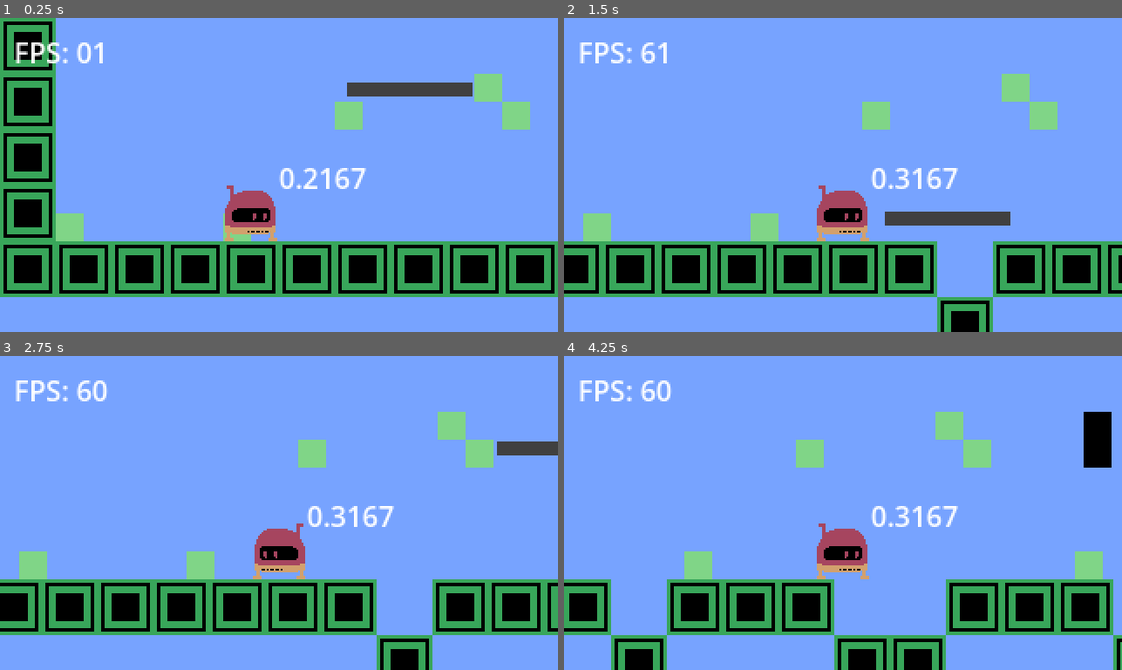
Above: before the commit, frames 1-4 (two rows, left to right).
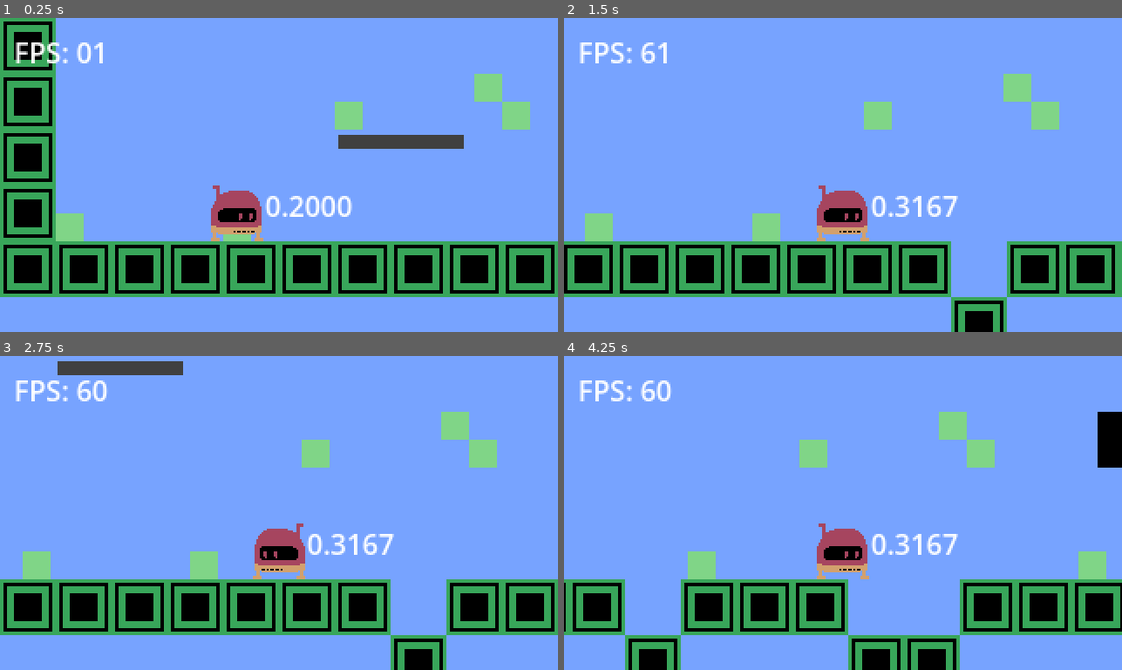
Above: after the commit, the same moments.

Repository: JesusRoberto64/club-creacion-de-vg
Game: Godot game, scene res://Escenas/Practica_3_States/main.tscn
Two runs of this game, one before a commit and one after it. Both use one fixed random seed, a clock stepped at 60 frames per second and the inputs below.
Inputs:
- Up to frame 1 (0.25 s): no input
- Up to frame 2 (1.5 s): tap Enter (ui_accept) at 0.5, 0.77 s; hold Right (ui_right) from 0.53 s (still down); tap Space (fly) at 0.6 s; tap Shift (sprint) at 1.35 s
- Up to frame 3 (2.75 s): tap Enter (ui_accept) at 1.52 s; release Right (ui_right) at 2.03 s; hold Left (ui_left) from 2.03 s (still down); hold Q from 2.03 s (still down)
- Up to frame 4 (4.25 s): release Left (ui_left) at 2.78 s; release Q at 2.78 s; hold Right (ui_right) from 2.78 s (still down); tap E at 2.85 s; tap Enter (ui_accept) at 3.02, 3.77 s; tap Space (fly) at 3.6 s

The runs differ from the first frame. In frame 1, 3.9% of the frame differs, in the area x 37-85%, y 20-72%; in frame 2, 9.1%; in frame 3, 10%; in frame 4, 10%, in the area x 0-100%, y 17-100%.

Commit message:
moving plataform

Diff:
--- a/Escenas/Practica_3_States/main.tscn
+++ b/Escenas/Practica_3_States/main.tscn
@@ -47,7 +47,7 @@
 script = ExtResource("1_20tms")
 
 [node name="Player" type="CharacterBody2D" parent="."]
-position = Vector2(144, 16)
+position = Vector2(136, 44)
 collision_layer = 3
 collision_mask = 3
 slide_on_ceiling = false
@@ -65,9 +65,11 @@
 releace_curve = SubResource("Curve_t7wmk")
 
 [node name="Karel" type="Sprite2D" parent="Player"]
+position = Vector2(0, -16)
 texture = ExtResource("1_jijmp")
 
 [node name="CollisionShape2D" type="CollisionShape2D" parent="Player"]
+position = Vector2(0, -16)
 shape = SubResource("RectangleShape2D_hm6ar")
 
 [node name="Timer" type="Label" parent="Player"]
@@ -110,20 +112,19 @@
 [node name="Demon" parent="." instance=ExtResource("7_lsa5x")]
 position = Vector2(728, 40)
 
-[node name="MovePlatform" type="CharacterBody2D" parent="."]
+[node name="MovePlatform" type="AnimatableBody2D" parent="."]
 position = Vector2(212, 20)
 collision_layer = 2
 collision_mask = 0
-motion_mode = 1
 script = ExtResource("8_ucsh5")
 metadata/_edit_group_ = true
 
 [node name="Sprite2D" type="Sprite2D" parent="MovePlatform"]
-position = Vector2(20, -4)
+position = Vector2(0, 4)
 scale = Vector2(2.25, 0.25)
 texture = ExtResource("8_x156q")
 
 [node name="CollisionShape2D" type="CollisionShape2D" parent="MovePlatform"]
-position = Vector2(20, -4)
+position = Vector2(0, 4)
 shape = SubResource("RectangleShape2D_f00mn")
 one_way_collision = true
--- a/Escenas/Practica_3_States/move_platform.gd
+++ b/Escenas/Practica_3_States/move_platform.gd
@@ -1,15 +1,16 @@
-extends CharacterBody2D
+extends AnimatableBody2D
 
-var speed = 100
-var movement : Vector2 = Vector2(1.0,1.0)
+var movement := Vector2.ZERO
+var speed : float =1.6
 
-var radian = 0.0
+var radius : float = 50
+var radian : float = 0.0
+
+@onready var pos = position
 
 func _physics_process(delta: float) -> void:
-
-	radian += delta
-	movement.x = sin(radian)
-	movement.y = cos(radian)
-
-	velocity = movement * speed
-	move_and_slide()
+	radian += speed * delta
+	movement.x = sin(radian) * radius
+	movement.y = cos(radian) * radius
+	position = movement + pos
+	pass
--- a/Escenas/Practica_3_States/player.gd
+++ b/Escenas/Practica_3_States/player.gd
@@ -29,9 +29,9 @@
 		velocity.y += gravity
 
 	if get_platform_velocity().length() > 0.0:
-		$Karel.offset.y = get_platform_velocity().y * delta -0.5
+		#$Karel.offset.y = get_platform_velocity().y * delta
 		#velocity.y = get_platform_velocity().y * delta
-		print(get_platform_velocity(), " character")
+		#print(get_platform_velocity(), " character")
 		pass
 
 	#handle_jump_input()
